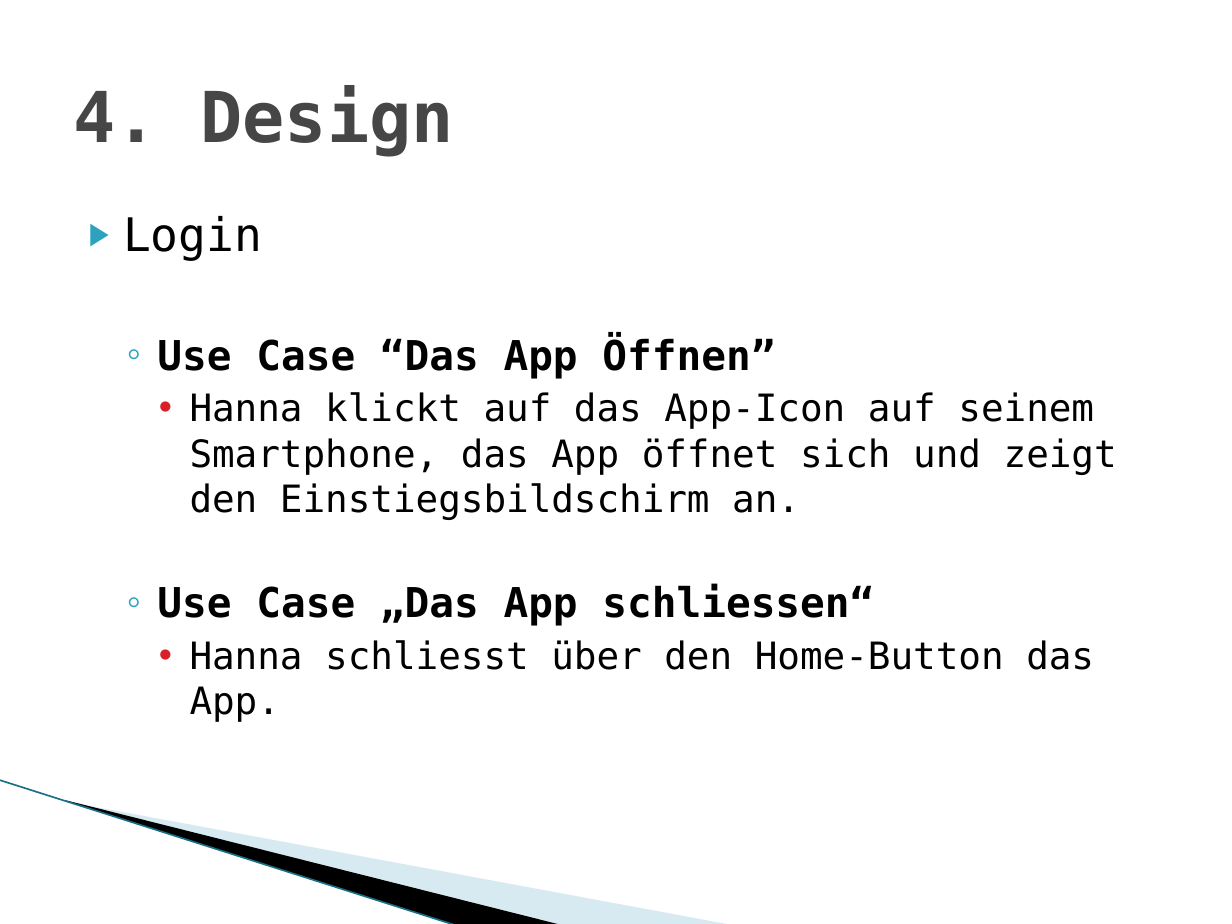
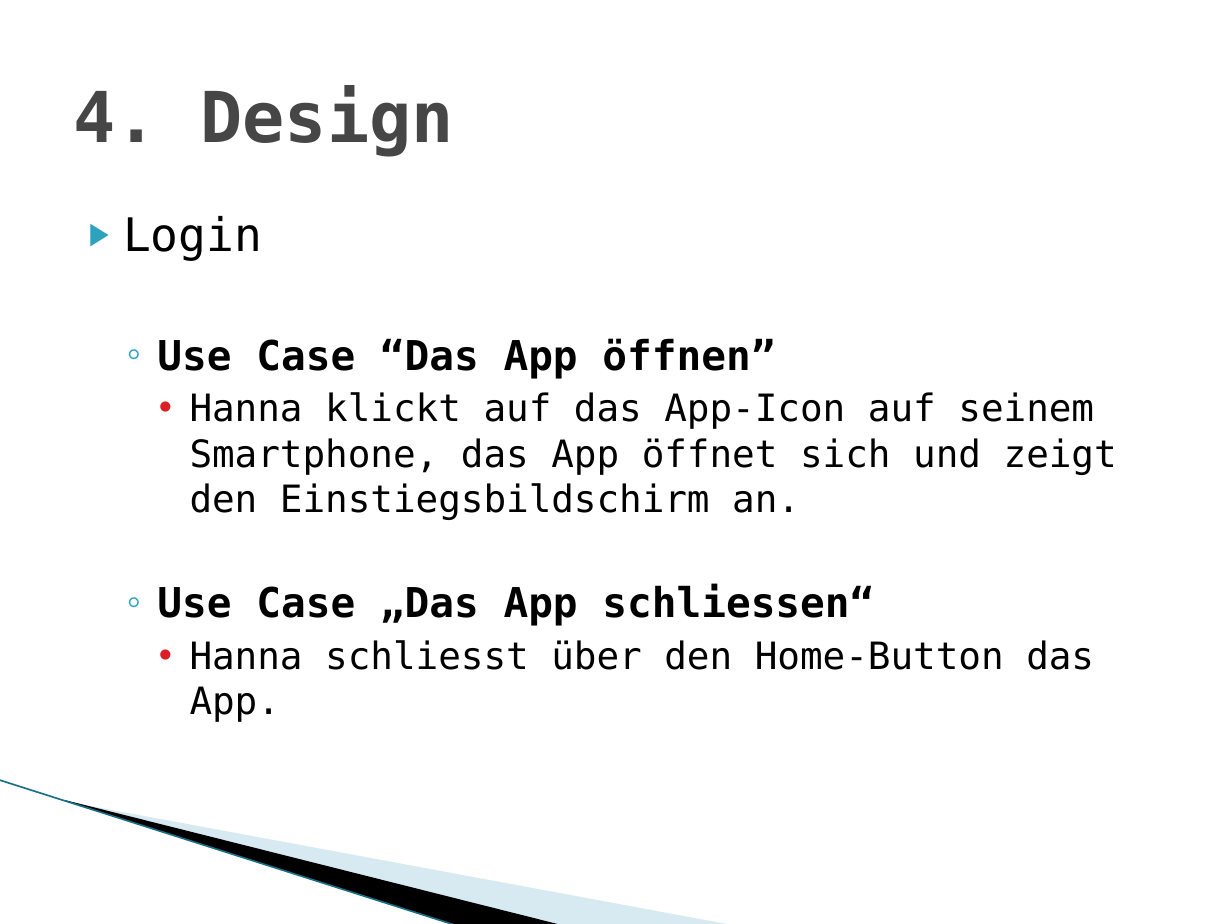
Before and after one commit to MarwinPhilips/ch.bfh.btx8081.w2015.schwarz, a slide deck: slide 9 of Documents/Task 3/Task 03 Design Thinking.pptx. Drawn at 1232x924 pixels with LibreOffice and Linux fonts; fonts in the diff are those of the drawing; background and template pictures are left out. Boxes give left, top, right and bottom in pixels: in the first picture for what was removed or moved away, otherwise in the second. Text is boxed around its words. In the diff, an @@ line names an element or a change of style, - is before the commit and + after.

```diff
--- a/Documents/Task 3/Task 03 Design Thinking.pptx
+++ b/Documents/Task 3/Task 03 Design Thinking.pptx
@@ text at (157,338,775,379): text changed @@
-  ◦ Use Case “Das App Öffnen”
+  ◦ Use Case “Das App öffnen”
```
Also in this commit, not shown: 9 other slides changed, 6 slides added, 1 slide removed, 16 other files.
